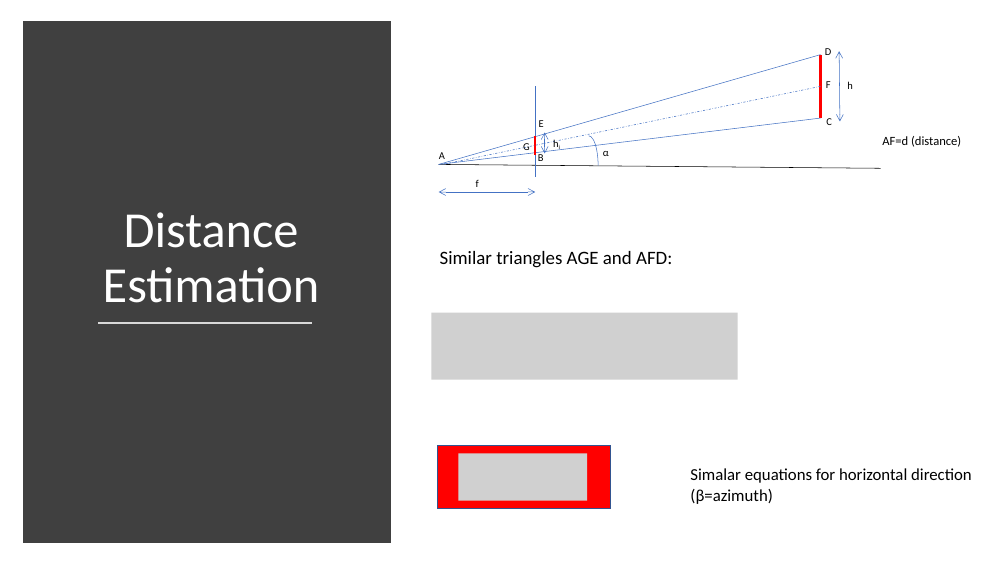
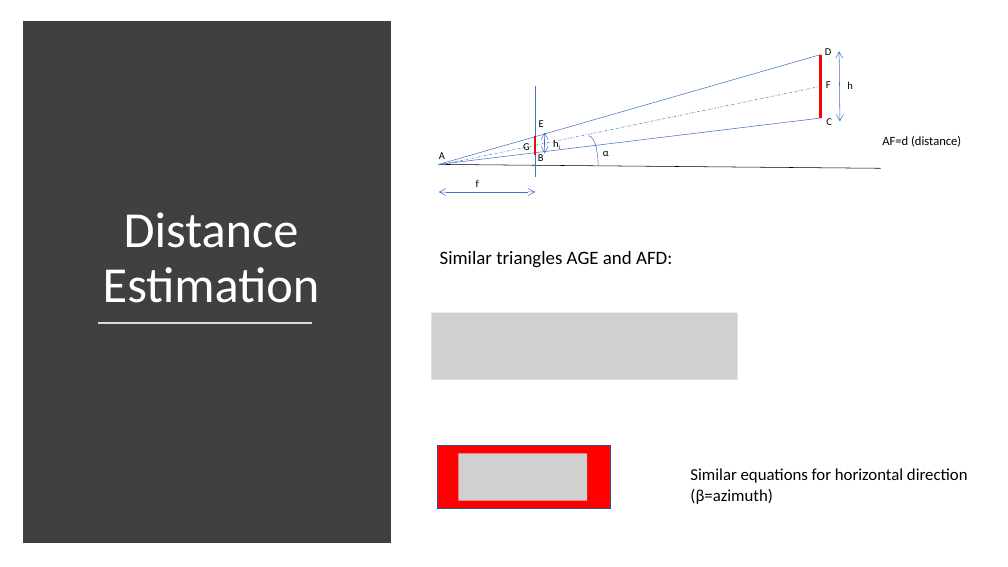
Before and after one commit to SakariLampola/Thesis, a slide deck: slide 22 of presentations/Audit 20180301.pptx. Drawn at 1008x567 pixels with LibreOffice and Linux fonts; fonts in the diff are those of the drawing; grey boxes stand for pictures. Boxes give left, top, right and bottom in pixels: in the first picture for what was removed or moved away, otherwise in the second. Text is boxed around its words. In the diff, an @@ line names an element or a change of style, - is before the commit and + after.

```diff
--- a/presentations/Audit 20180301.pptx
+++ b/presentations/Audit 20180301.pptx
@@ text at bbox=[690, 468, 968, 483]: text changed @@
-Simalar equations for horizontal direction
+Similar equations for horizontal direction
```
Also in this commit, not shown: 13 other files.
